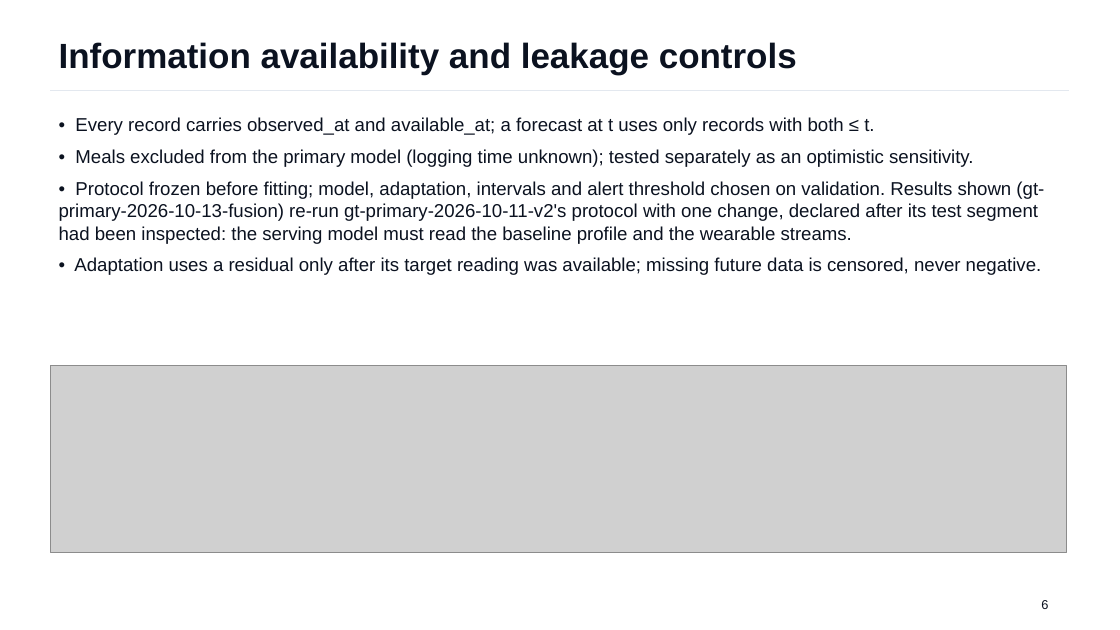
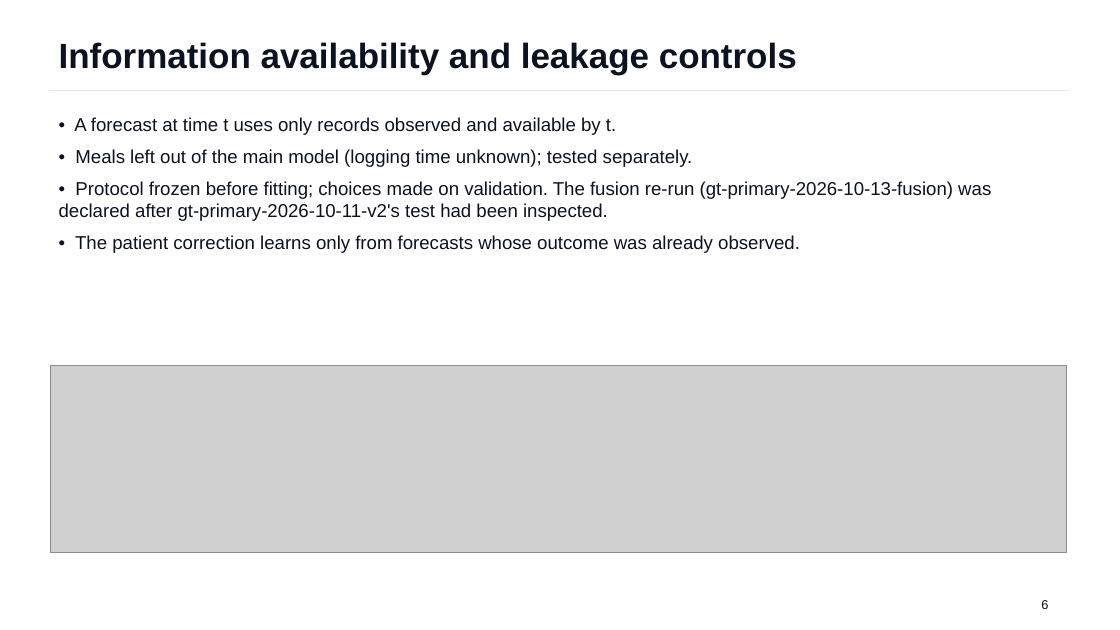
Before and after one commit to Avi36005/DigitalTwin-Challenge-Kryptonite, a slide deck: slide 6 of docs/submission/GlucoTwin_Presentation.pptx. Drawn at 1120x630 pixels with LibreOffice and Linux fonts; fonts in the diff are those of the drawing; grey boxes stand for pictures. Boxes give left, top, right and bottom in pixels: in the first picture for what was removed or moved away, otherwise in the second. Text is boxed around its words. In the diff, an @@ line names an element or a change of style, - is before the commit and + after.

```diff
--- a/docs/submission/GlucoTwin_Presentation.pptx
+++ b/docs/submission/GlucoTwin_Presentation.pptx
@@ text at [59, 117, 991, 253]: text changed @@
-• Every record carries observed_at and available_at; a forecast at t uses only records with both ≤ t.
-• Meals excluded from the primary model (logging time unknown); tested separately as an optimistic sensitivity.
-• Protocol frozen before fitting; model, adaptation, intervals and alert threshold chosen on validation. Results shown (gt-primary-2026-10-13-fusion) re-run gt-primary-2026-10-11-v2's protocol with one change, declared after its test segment had been inspected: the serving model must read the baseline profile and the wearable streams.
-• Adaptation uses a residual only after its target reading was available; missing future data is censored, never negative.
+• A forecast at time t uses only records observed and available by t.
+• Meals left out of the main model (logging time unknown); tested separately.
+• Protocol frozen before fitting; choices made on validation. The fusion re-run (gt-primary-2026-10-13-fusion) was declared after gt-primary-2026-10-11-v2's test had been inspected.
+• The patient correction learns only from forecasts whose outcome was already observed.
```
Also in this commit, not shown: 8 other slides changed, 13 slides removed, 39 other files.
